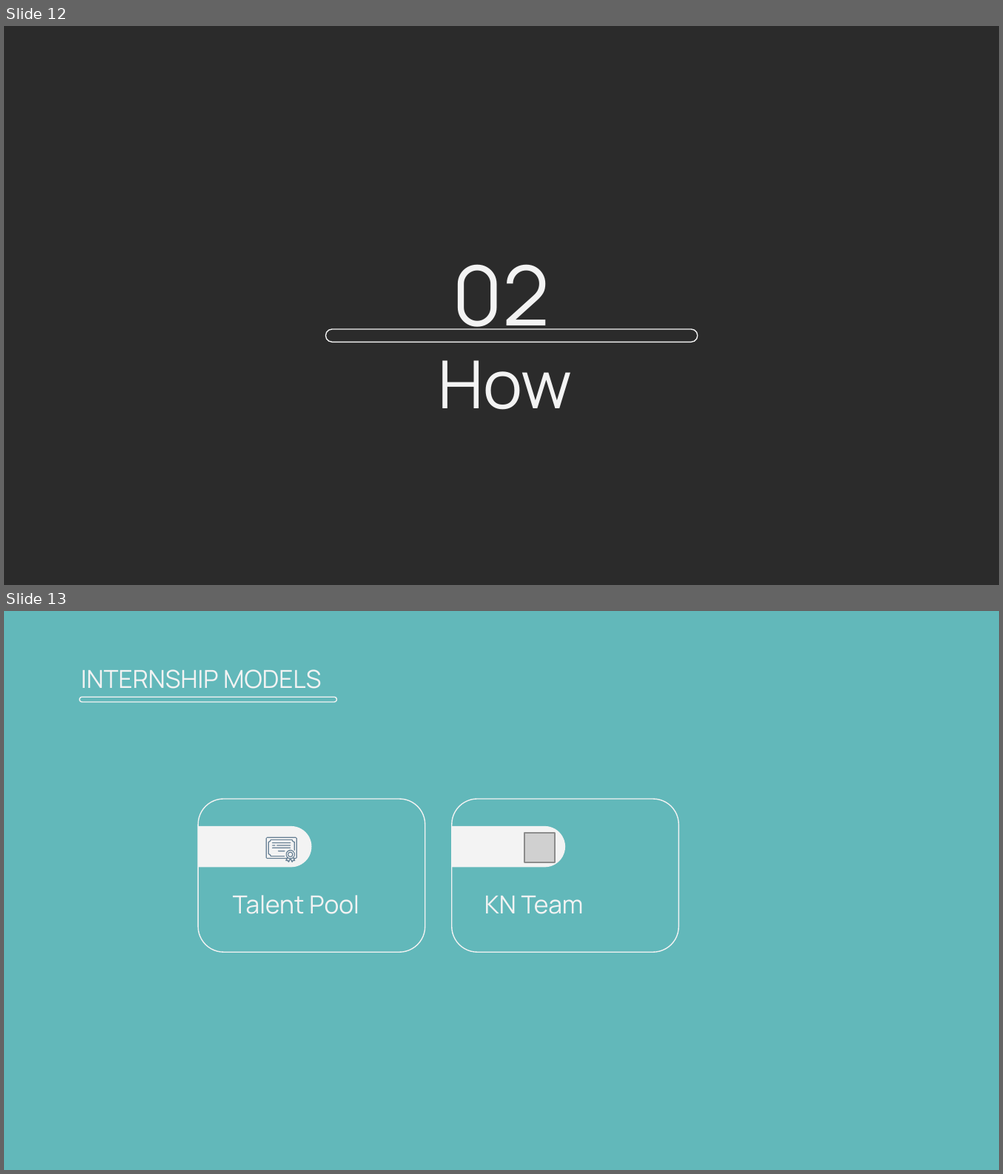
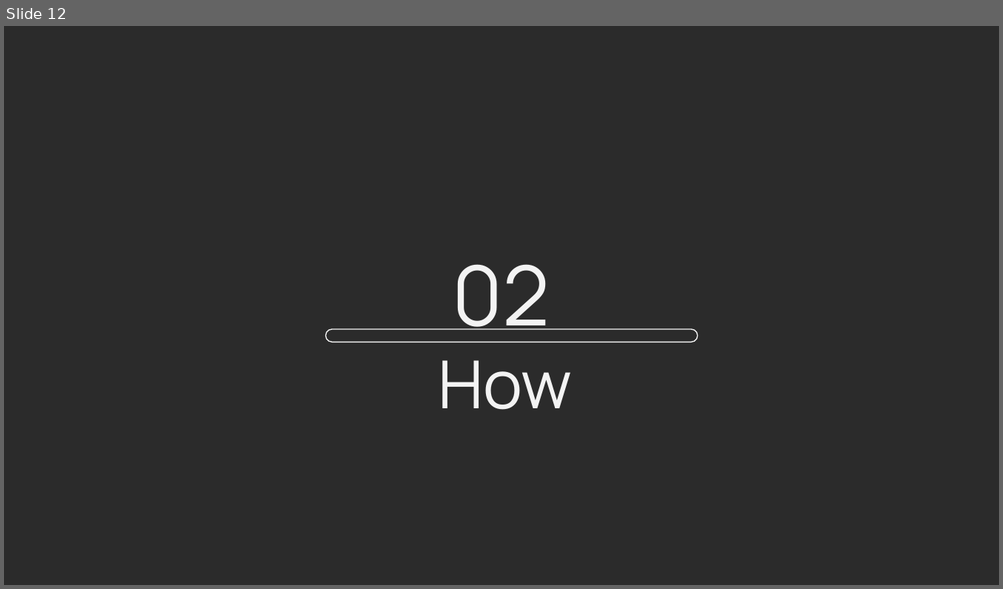
Before and after one commit to stefanofiorenza/KNITS, a slide deck: Presentations/KNITS/Programs/Internships/KNITS-TalentPool-1.0.0.pptx. Shown one above the other, each under a label of ours: slides 12 and 13 before the commit, slide 12 after it. The pictures are 1003x1174 and 1003x589 pixels, drawn with LibreOffice and Linux fonts; fonts in the diff are those of the drawing; grey boxes stand for pictures; background and template pictures are left out; a plain dark background stands for a picture behind light text. Boxes give left, top, right and bottom in pixels: in the first picture for what was removed or moved away, otherwise in the second. Text is boxed around its words. In the diff, an @@ line names an element or a change of style, - is before the commit and + after.

```diff
--- a/Presentations/KNITS/Programs/Internships/KNITS-TalentPool-1.0.0.pptx
+++ b/Presentations/KNITS/Programs/Internships/KNITS-TalentPool-1.0.0.pptx
@@ slide 13 removed at [4,611,999,1170], background #5CB6B8 at 96% opacity @@
@@ title removed at [81,669,321,689] @@
-INTERNSHIP MODELS
@@ rounded rectangle removed at [79,698,337,703] @@
@@ rounded rectangle removed at [198,799,425,952] @@
@@ rounded rectangle removed at [452,799,678,952] @@
@@ round same rect removed at [197,826,311,867] @@
@@ round same rect removed at [451,826,564,867] @@
@@ group removed at [265,837,296,862]: 8 freeform shapes @@
@@ picture removed at [524,833,555,863] @@
@@ text removed at [233,895,359,914] @@
-Talent Pool
@@ text removed at [484,896,583,914] @@
-KN Team
```
Also in this commit, not shown: 20 slides changed, 1 other slide removed.
